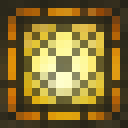
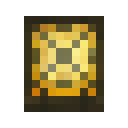
Layers edited between the first and the second 128×128 image:
renamed "Layer 2" to "Layer 3", painted on it over bbox(0, 0, 128, 128)
renamed "Layer 1" to "Layer 2", painted on it over bbox(24, 16, 104, 104)
removed layer "Layer 0" over bbox(0, 0, 128, 128)
